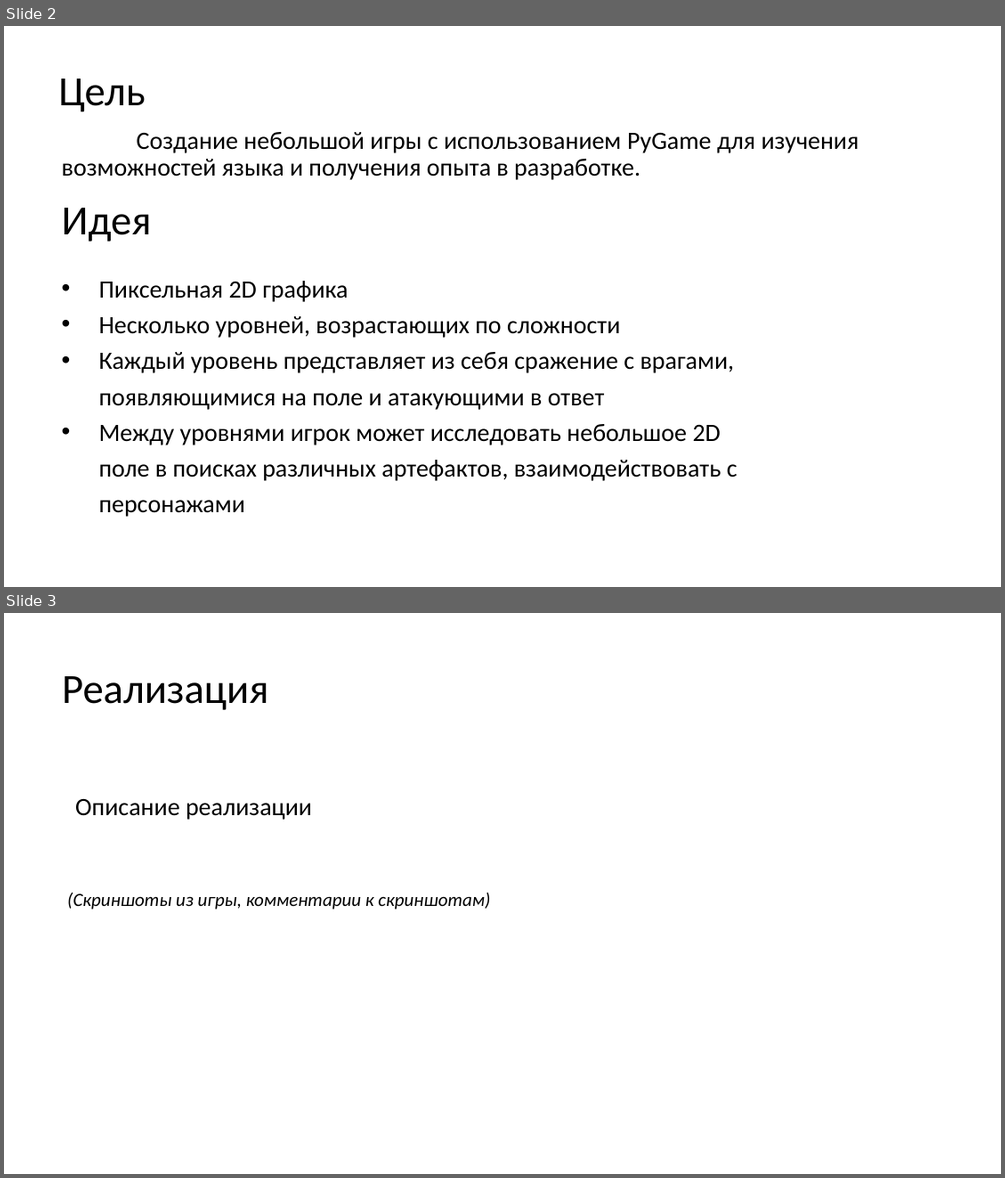
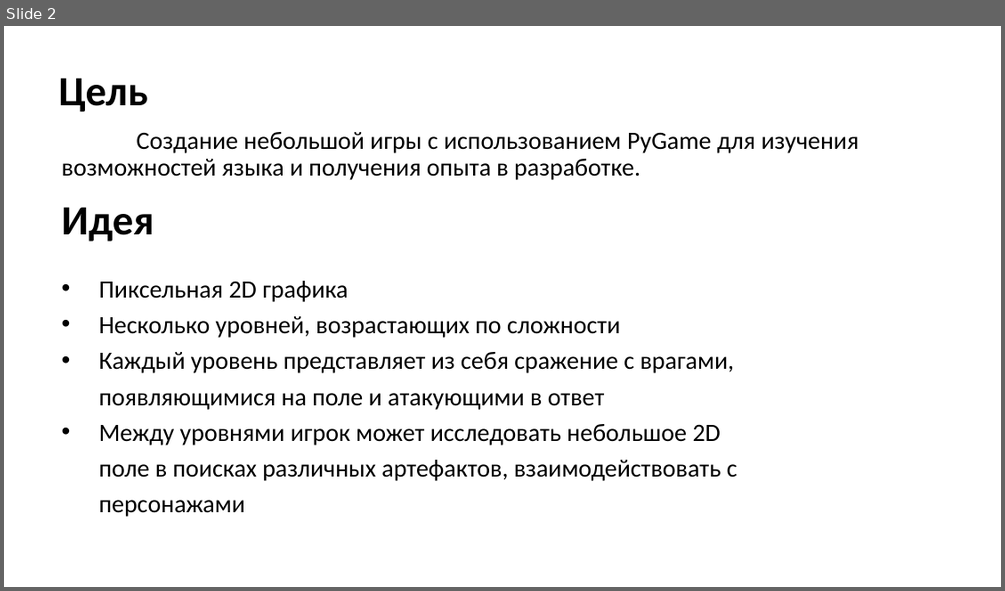
Before and after one commit to f-edorr/NoNameGame, a slide deck: docs/NoNameGame.pptx. Shown one above the other, each under a label of ours: slides 2 and 3 before the commit, slide 2 after it. The pictures are 1005x1178 and 1005x591 pixels, drawn with LibreOffice and Linux fonts; fonts in the diff are those of the drawing. Boxes give left, top, right and bottom in pixels: in the first picture for what was removed or moved away, otherwise in the second. Text is boxed around its words. In the diff, an @@ line names an element or a change of style, - is before the commit and + after.

```diff
--- a/docs/NoNameGame.pptx
+++ b/docs/NoNameGame.pptx
@@ slide 3 removed at bbox=[4, 613, 1001, 1174], background #FFFFFF @@
@@ title removed at bbox=[62, 676, 268, 710] @@
-Реализация
@@ text removed at bbox=[75, 799, 312, 819] @@
-Описание реализации
@@ text removed at bbox=[67, 892, 490, 909] @@
-(Скриншоты из игры, комментарии к скриншотам)
@@ slide 2 changed as well @@
@@ title "Цель" at bbox=[58, 78, 148, 111]: bold on @@
@@ text "Идея" at bbox=[62, 207, 154, 241]: bold on @@
```
Also in this commit, not shown: 2 other slides changed, 1 slide added, 19 other files.
